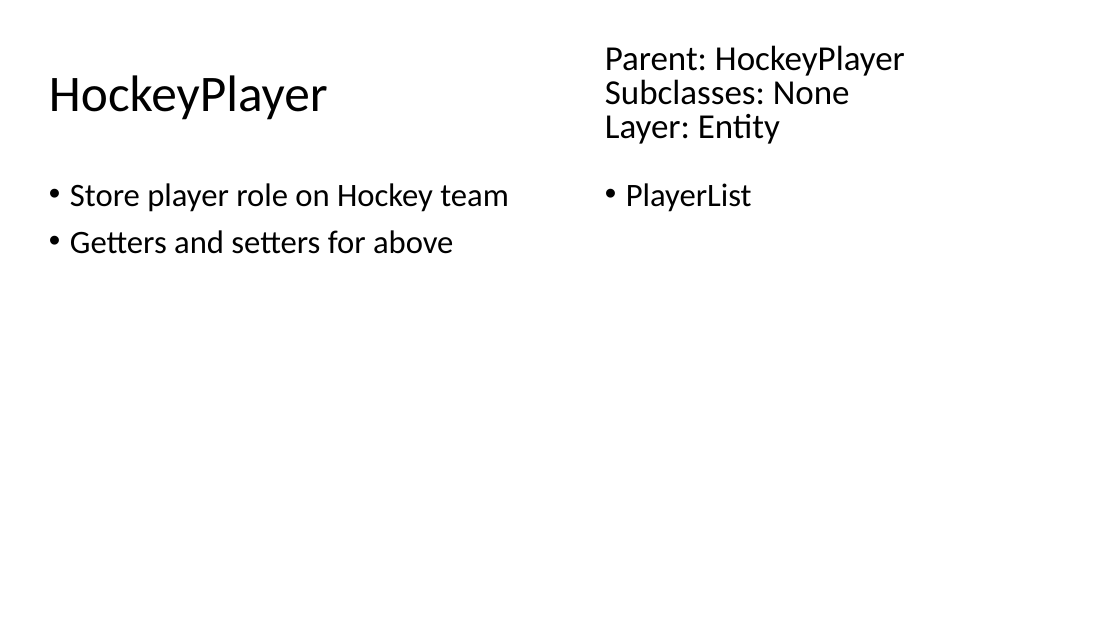
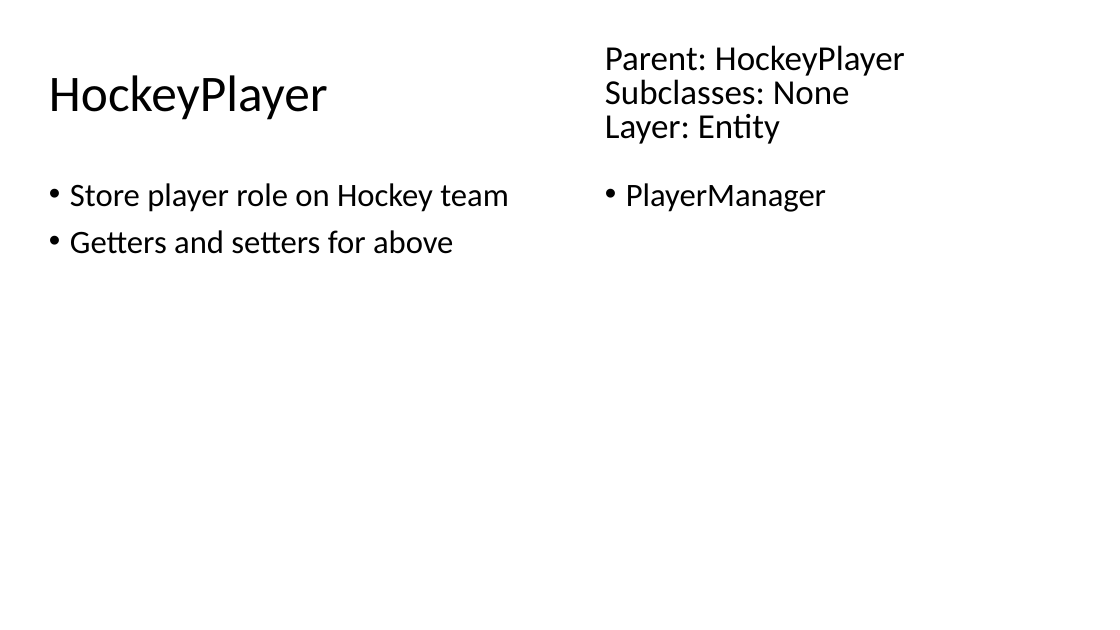
Before and after one commit to CSC207-UofT/course-project-sports-agents, a slide deck: slide 19 of IsaiahCRC.pptx (slide 15 before the commit). Drawn at 1120x630 pixels with LibreOffice and Linux fonts; fonts in the diff are those of the drawing. Boxes give left, top, right and bottom in pixels: in the first picture for what was removed or moved away, otherwise in the second. Text is boxed around its words. In the diff, an @@ line names an element or a change of style, - is before the commit and + after.

```diff
--- a/IsaiahCRC.pptx
+++ b/IsaiahCRC.pptx
@@ text at [626, 183, 826, 212]: text changed @@
-• PlayerList
+• PlayerManager
```
Also in this commit, not shown: 9 other slides changed, 5 slides added.
